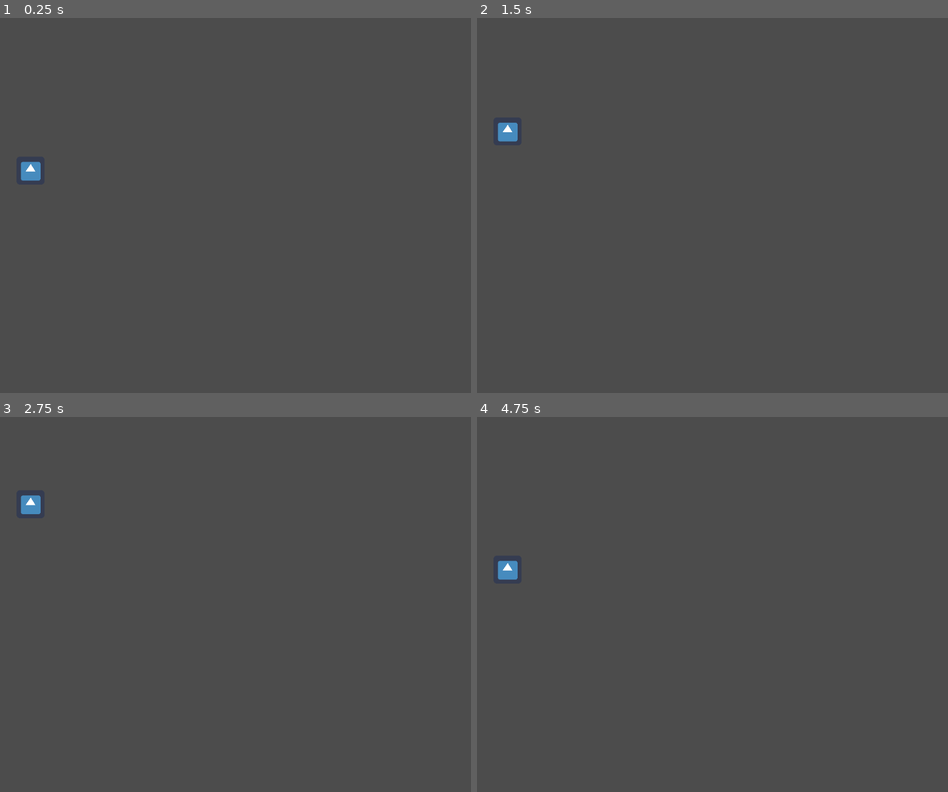
Above: before the commit, frames 1-4 (two rows, left to right).
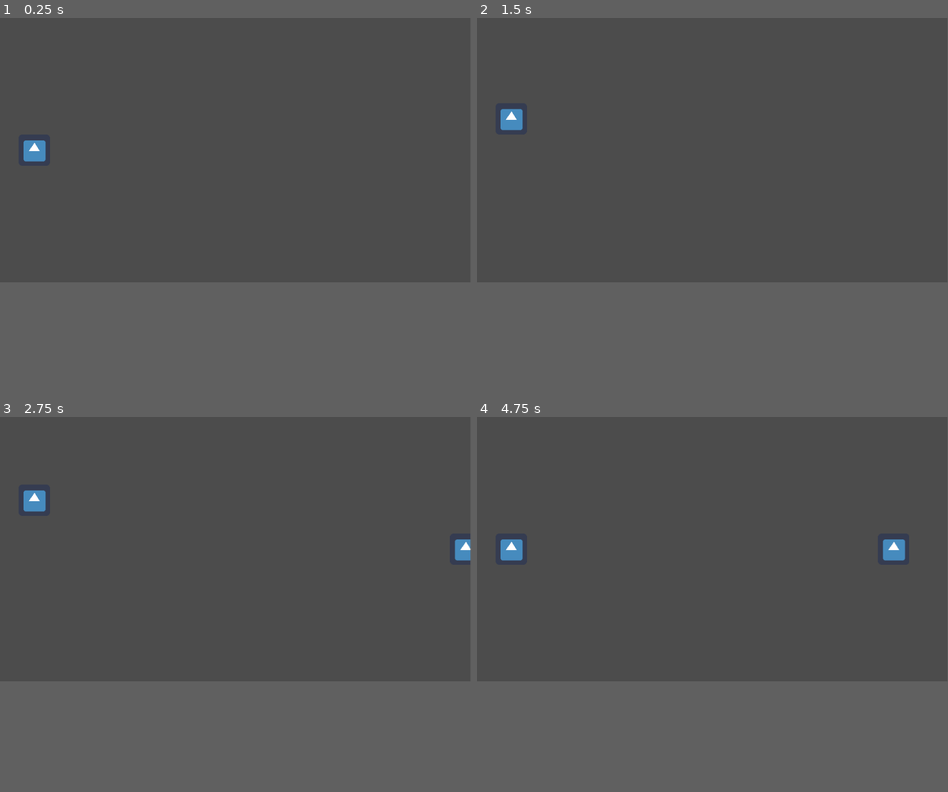
Above: after the commit, the same moments.

Repository: AtharvVohra/Ragnaromp
Game: Godot game, scene res://Main.tscn
Two runs of this game, one before a commit and one after it. Both use one fixed random seed, a clock stepped at 60 frames per second and the inputs below. The engine's default icon, where the game draws it, is replaced by a stand-in: a white triangle on a blue panel in a dark square.
Inputs:
- Up to frame 1 (0.25 s): no input
- Up to frame 2 (1.5 s): tap Enter at 0.5 s; hold Up (ui_up) 0.53-1.28 s; hold Down (ui_down) from 1.28 s (still down)
- Up to frame 3 (2.75 s): release Down (ui_down) at 2.03 s; hold Up (ui_up) from 2.03 s (still down)
- Up to frame 4 (4.75 s): release Up (ui_up) at 3.53 s; hold Down (ui_down) from 3.53 s (still down)
In our replay, the window is 800x637 before the commit and 799x449 after it. These sizes can differ from the game's own. Grey fills any space a smaller window leaves; there, only what the larger window draws over its background counts as a difference.

The runs differ from the first frame. In frame 1, 0.5% of the frame differs, in the area x 4-10%, y 32-44%; in frame 2, 0.4%; in frame 3, 0.4%; in frame 4, 0.8%, in the area x 4-91%, y 32-44%.

Commit message:
Added test Draugr code

Diff:
--- a/Draugr.gd
+++ b/Draugr.gd
@@ -1,39 +1,34 @@
-extends Node
+extends KinematicBody2D
 
 # class member variables go here, for example:
 var lane
 var isHit
-var isReached
-var xPos
+var movespeed = 50
 
 func _ready():
-	# Called when the node is added to the scene for the first time.
 	# randomizes draugr lane
-	lane = global.lanes[randi() % 3]
+	lane = randi() % 3
+	position.y = globals.lanes[lane]
 	isHit = false
-	isReached = false
-	pass
 
-func _process(delta):
+func _physics_process(delta):
+
+	# Movement
+	var velocity = Vector2(-1, 0)
+	move_and_slide(velocity.normalized() * movespeed)
 
 	if(isHit):
 		# change sprite
 		# add honor points
 		# play splat sound effect
-		global.honor += 2
-		pass
+		globals.honor += 2
 
-	if(isReached(xpos)):
+	if(isReached(position.x)):
 		# decrease honor
 		# play people screaming sound effect
-		global.honor -= 1
-		pass
+		globals.honor -= 1
 
-	pass
+		# delete the instance
 
-func _isReached(xpos):
-	if(xpos == 0):
-		return true
-	else:
-		return false
-	pass
+func isReached(xpos):
+	return position.x == 0
--- a/Draugr.tscn
+++ b/Draugr.tscn
@@ -1,12 +1,25 @@
-[gd_scene load_steps=3 format=2]
+[gd_scene load_steps=4 format=2]
 
 [ext_resource path="res://Draugr.gd" type="Script" id=1]
 [ext_resource path="res://assets/icon.png" type="Texture" id=2]
 
-[node name="Node2D" type="Node2D" index="0"]
+[sub_resource type="RectangleShape2D" id=1]
 
+custom_solver_bias = 0.0
+extents = Vector2( 32, 32 )
+
+[node name="Draugr" type="KinematicBody2D" index="0"]
+
+input_pickable = false
+collision_layer = 1
+collision_mask = 1
+collision/safe_margin = 0.08
 script = ExtResource( 1 )
 
 [node name="Sprite" type="Sprite" parent="." index="0"]
 
 texture = ExtResource( 2 )
+
+[node name="CollisionShape2D" type="CollisionShape2D" parent="." index="1"]
+
+shape = SubResource( 1 )
--- a/IceGiant.gd
+++ b/IceGiant.gd
@@ -1,4 +1,4 @@
-extends Node
+extends KinematicBody2D
 
 # class member variables go here, for example:
 var lane
--- a/IceGiant.tscn
+++ b/IceGiant.tscn
@@ -1,12 +1,25 @@
-[gd_scene load_steps=3 format=2]
+[gd_scene load_steps=4 format=2]
 
 [ext_resource path="res://IceGiant.gd" type="Script" id=1]
 [ext_resource path="res://assets/icon.png" type="Texture" id=2]
 
-[node name="Node2D" type="Node2D"]
+[sub_resource type="RectangleShape2D" id=1]
 
+custom_solver_bias = 0.0
+extents = Vector2( 32, 32 )
+
+[node name="IceGiant" type="KinematicBody2D"]
+
+input_pickable = false
+collision_layer = 1
+collision_mask = 1
+collision/safe_margin = 0.08
 script = ExtResource( 1 )
 
 [node name="Sprite" type="Sprite" parent="." index="0"]
 
 texture = ExtResource( 2 )
+
+[node name="CollisionShape2D" type="CollisionShape2D" parent="." index="1"]
+
+shape = SubResource( 1 )
--- a/Level.gd
+++ b/Level.gd
@@ -7,6 +7,8 @@
 var delta_y
 var steps_to_move
 var delta_y_per_step
+
+var create_x
 
 func _ready():
 	print(globals.width)
@@ -24,7 +26,17 @@
 	changing_lanes = false
 	steps_to_move = 30
 
-func _process(delta):
+	create_x = globals.width + 128
+
+	var DraugrScene = load("res://Draugr.tscn")
+	var new_draugr = DraugrScene.instance()
+	add_child(new_draugr)
+	new_draugr.position.x = create_x
+	#get_node("/root/Draugr.tscn").call_deferred("add_child", new_draugr)
+
+	get_node("gametimer").start()
+
+func _physics_process(delta):
 	# Input
 	if (!changing_lanes and Input.is_action_just_pressed('ui_up')):
 		if (player_lane > 0):
@@ -67,5 +79,7 @@
 				player_lane = target_lane
 				changing_lanes = false
 
+	print(get_node("gametimer").get_time_left())
+
 #func _physics_process(delta):
 #	pass
--- a/Level.tscn
+++ b/Level.tscn
@@ -8,3 +8,10 @@
 script = ExtResource( 1 )
 
 [node name="Player" parent="." index="0" instance=ExtResource( 2 )]
+
+[node name="gametimer" type="Timer" parent="." index="1"]
+
+process_mode = 1
+wait_time = 60.0
+one_shot = true
+autostart = false
--- a/Main.tscn
+++ b/Main.tscn
@@ -2,6 +2,6 @@
 
 [ext_resource path="res://Level.tscn" type="PackedScene" id=1]
 
-[node name="Main" type="Node" index="0"]
+[node name="Main" type="Node"]
 
 [node name="Level" parent="." index="0" instance=ExtResource( 1 )]
--- a/Player.gd
+++ b/Player.gd
@@ -1,4 +1,4 @@
-extends Node2D
+extends StaticBody2D
 
 # class member variables go here, for example:
 # var a = 2
--- a/Player.tscn
+++ b/Player.tscn
@@ -1,13 +1,30 @@
-[gd_scene load_steps=3 format=2]
+[gd_scene load_steps=4 format=2]
 
 [ext_resource path="res://Player.gd" type="Script" id=1]
 [ext_resource path="res://assets/icon.png" type="Texture" id=2]
 
-[node name="Player" type="Node2D"]
+[sub_resource type="RectangleShape2D" id=1]
 
+custom_solver_bias = 0.0
+extents = Vector2( 32, 32 )
+
+[node name="Player" type="StaticBody2D"]
+
+input_pickable = false
+collision_layer = 1
+collision_mask = 1
+constant_linear_velocity = Vector2( 0, 0 )
+constant_angular_velocity = 0.0
+friction = 1.0
+bounce = 0.0
 script = ExtResource( 1 )
+_sections_unfolded = [ "Pickable" ]
 
 [node name="Sprite" type="Sprite" parent="." index="0"]
 
 texture = ExtResource( 2 )
 _sections_unfolded = [ "Offset" ]
+
+[node name="CollisionShape2D" type="CollisionShape2D" parent="." index="1"]
+
+shape = SubResource( 1 )
--- a/globals.gd
+++ b/globals.gd
@@ -8,7 +8,7 @@
 # ice giants add 4 honor
 var playerHonor = 0
 var highScoreHonor = 0
-var lanes = [200, 350, 500]
+var lanes = [170, 270, 370]
 
 #func _ready():
 #	pass
--- a/project.godot
+++ b/project.godot
@@ -20,8 +20,8 @@
 
 [display]
 
-window/size/width=1080
-window/size/height=860
+window/size/width=960
+window/size/height=540
 
 [rendering]
 
